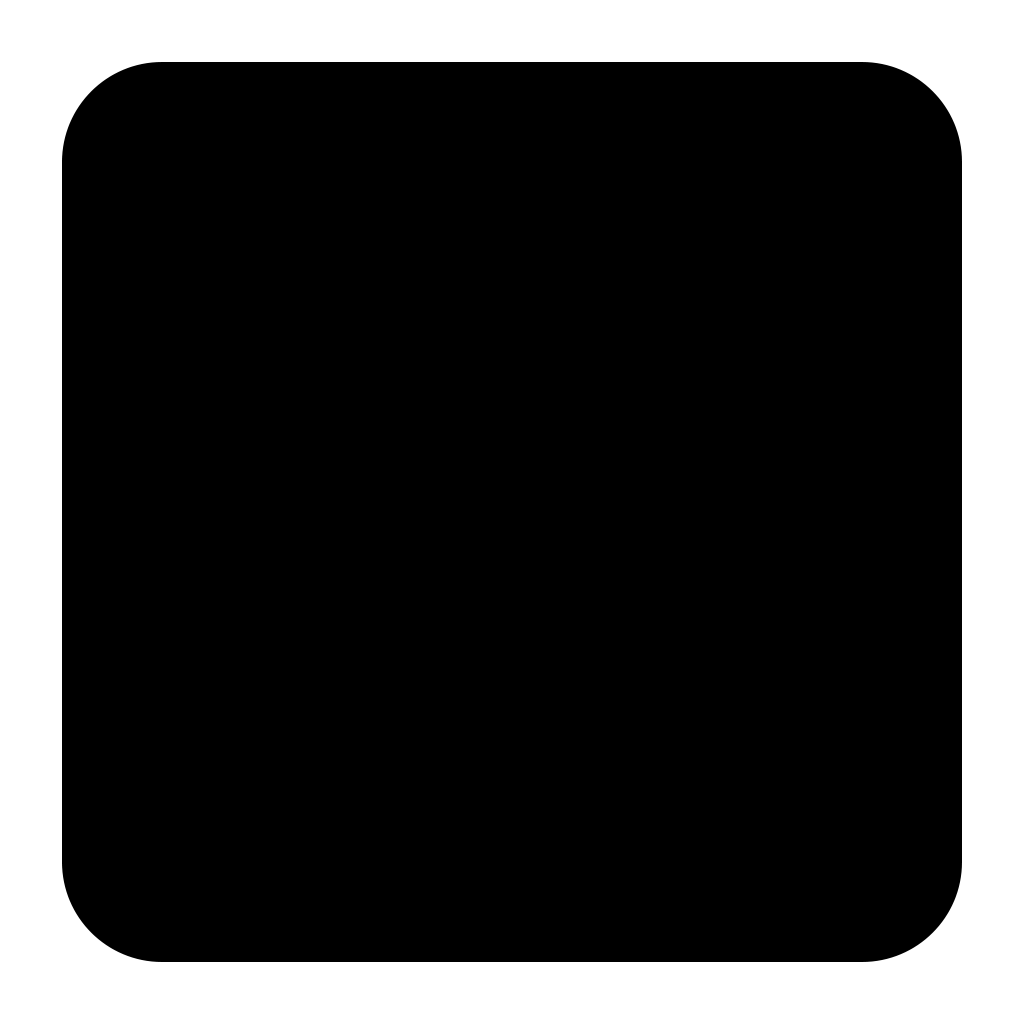
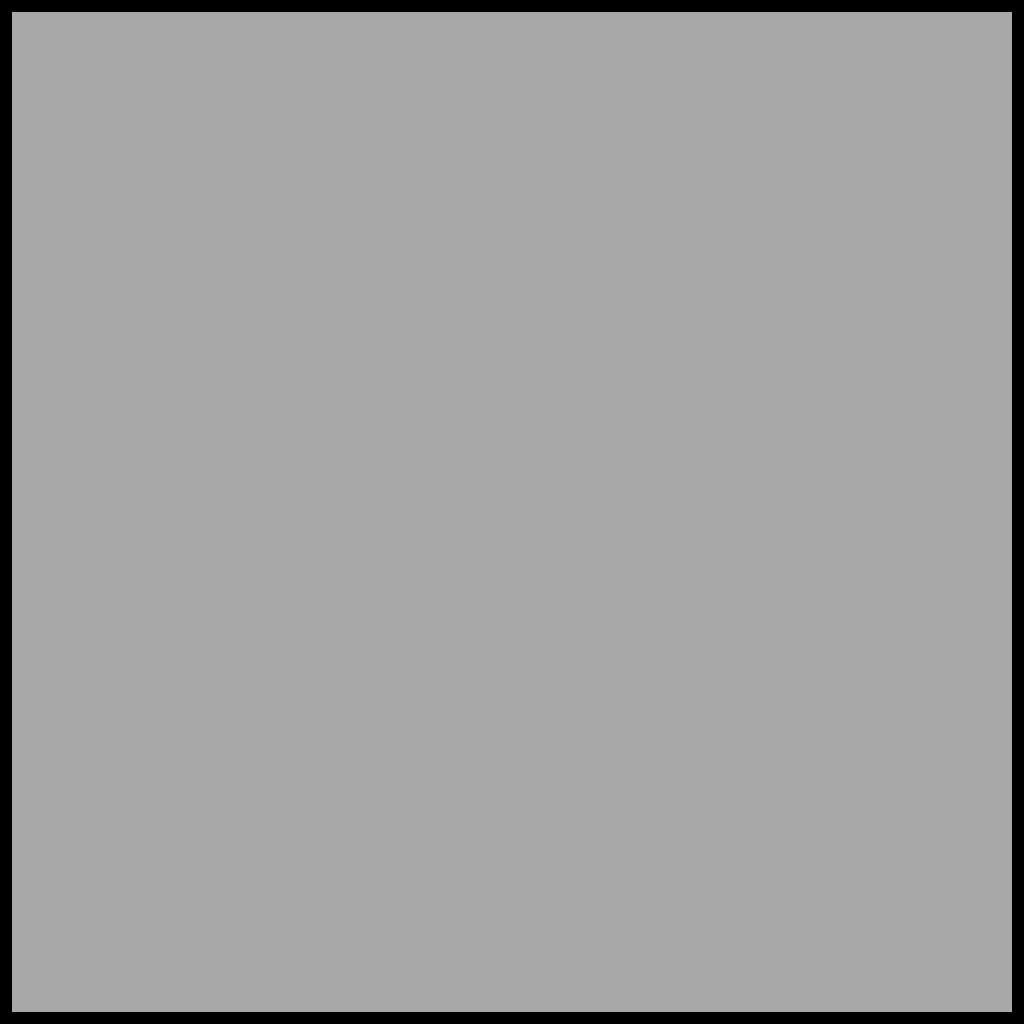
Layer changes from the first (1024, 1024) image to the second:
painted on "矩形 1" over [12, 12, 1012, 1012]
painted on "图层 0" over [0, 0, 1024, 1024]
